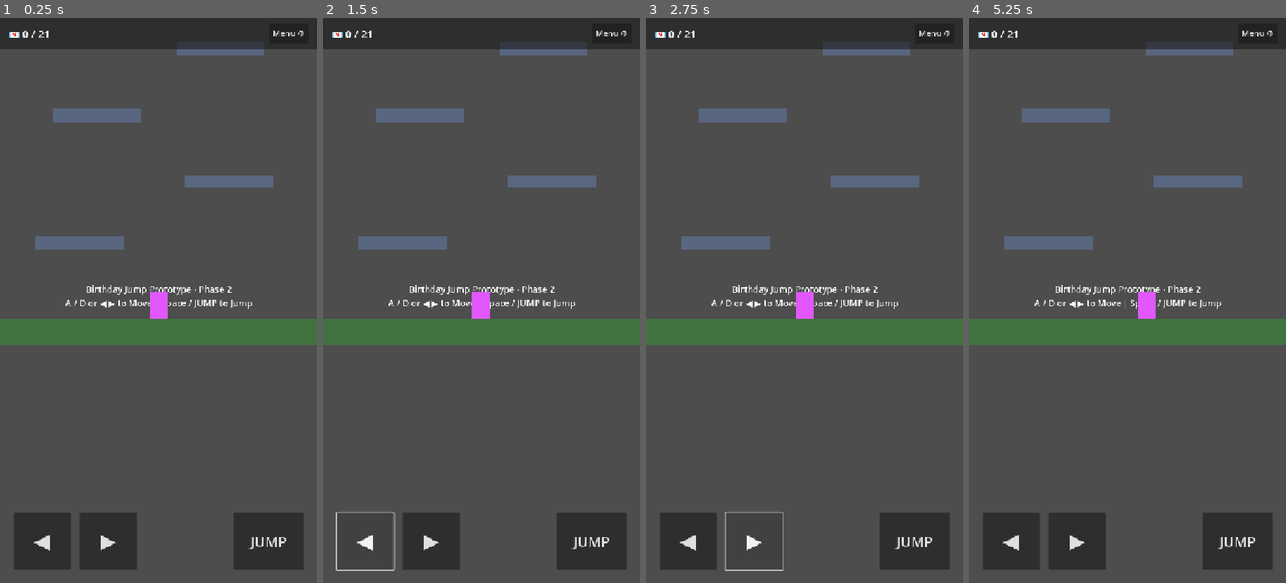
Above: before the commit, frames 1-4 (left to right).
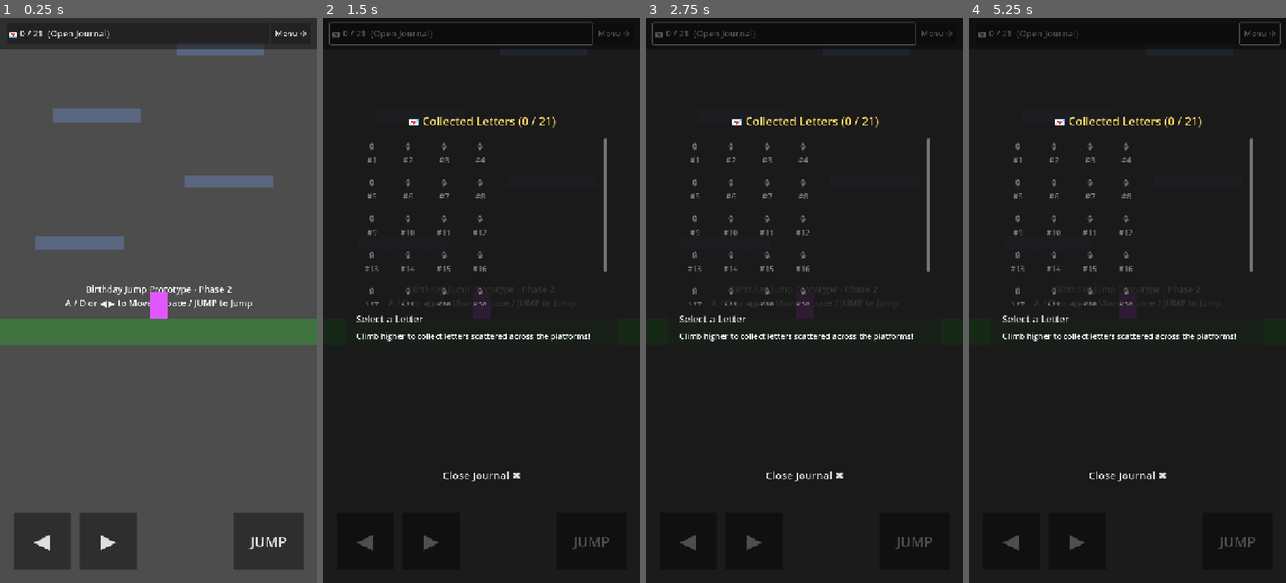
Above: after the commit, the same moments.

Repository: gimigkk/agustus-13
Game: Godot game, scene res://scenes/levels/test_level.tscn
Same seed, same stepped clock (60 frames per second), same inputs: the game is played once before the commit and once after it.
Inputs (mouse positions are in pixels of both pictures, inside the frame that each line leads up to):
- Up to frame 1 (0.25 s): no input
- Up to frame 2 (1.5 s): click (459, 34) at 0.5 s, where only the run after the commit has a clickable "💌 0 / 21 (Open Journal)"; click (364, 543) at 1.25 s, where only the run before the commit has a clickable "◀"
- Up to frame 3 (2.75 s): click (753, 543) at 2 s, where only the run before the commit has a clickable "▶"
- Up to frame 4 (5.25 s): click (1238, 543) at 2.75 s, where only the run before the commit has a clickable "JUMP"; click (1257, 34) at 3.5 s, where only the run before the commit has a clickable "Menu ⚙"; click (1127, 373) at 4.25 s, where only the run before the commit has a clickable "NEW GAME"; tap Enter at 5 s; hold Right (move_right) from 5.03 s (still down)

The runs differ from the first frame. In frame 1, 0.3% of the frame differs, in the area x 2-97%, y 2-4%; in frame 2, 99%; in frame 3, 99%; in frame 4, 99%, in the area x 0-100%, y 0-100%.

Commit message:
feat: silent letter collection & clickable HUD inventory journal

Diff:
--- a/scenes/levels/test_level.tscn
+++ b/scenes/levels/test_level.tscn
@@ -2,10 +2,9 @@
 
 [ext_resource type="PackedScene" uid="uid://c8player0001" path="res://scenes/player/player.tscn" id="1_player"]
 [ext_resource type="PackedScene" uid="uid://c8touchui0001" path="res://scenes/ui/touch_controls.tscn" id="2_touch_ui"]
-
-[ext_resource type="PackedScene" uid="uid://c8platform0001" path="res://scenes/objects/platform.tscn" id="3_platform"]
-[ext_resource type="PackedScene" uid="uid://c8letter0001" path="res://scenes/objects/letter.tscn" id="4_letter"]
-[ext_resource type="PackedScene" uid="uid://c8hud0000001" path="res://scenes/ui/hud.tscn" id="5_hud"]
+[ext_resource type="PackedScene" uid="uid://7ynhxr7xrab5" path="res://scenes/objects/platform.tscn" id="3_platform"]
+[ext_resource type="PackedScene" path="res://scenes/objects/letter.tscn" id="4_letter"]
+[ext_resource type="PackedScene" path="res://scenes/ui/hud.tscn" id="5_hud"]
 
 [node name="TestLevel" type="Node2D"]
 
@@ -60,7 +59,6 @@
 
 [node name="Letter1" parent="Collectibles" instance=ExtResource("4_letter")]
 position = Vector2(120, 230)
-letter_id = 1
 
 [node name="Instructions" type="Label" parent="."]
 offset_left = -300.0
--- a/scenes/ui/hud.gd
+++ b/scenes/ui/hud.gd
@@ -1,24 +1,32 @@
 extends CanvasLayer
 
-## HUD script managing in-game counter and UI modals
-@onready var letter_counter_label: Label = $Control/TopBar/MarginContainer/HBoxContainer/LetterCounter
+## HUD script managing in-game counter button, menu, and inventory modal
+@onready var letter_counter_btn: Button = $Control/TopBar/MarginContainer/HBoxContainer/LetterCounterBtn
 @onready var menu_btn: Button = $Control/TopBar/MarginContainer/HBoxContainer/MenuBtn
+@onready var letter_inventory: CanvasLayer = $LetterInventory
 
 func _ready() -> void:
 	var lm = get_node_or_null("/root/LetterManager")
 	var count = lm.collected_letter_ids.size() if lm else 0
 	update_counter(count)
+
 	if lm:
 		lm.letter_collected.connect(_on_letter_collected)
+	if letter_counter_btn:
+		letter_counter_btn.pressed.connect(_on_counter_pressed)
 	if menu_btn:
 		menu_btn.pressed.connect(_on_menu_pressed)
 
 func update_counter(count: int) -> void:
-	if letter_counter_label:
-		letter_counter_label.text = "💌 %d / 21" % count
+	if letter_counter_btn:
+		letter_counter_btn.text = "💌 %d / 21  (Open Journal)" % count
 
 func _on_letter_collected(_id: int, _msg: String, total: int) -> void:
 	update_counter(total)
 
+func _on_counter_pressed() -> void:
+	if letter_inventory:
+		letter_inventory.open_inventory()
+
 func _on_menu_pressed() -> void:
 	get_tree().change_scene_to_file("res://scenes/ui/main_menu.tscn")
--- a/scenes/ui/hud.tscn
+++ b/scenes/ui/hud.tscn
@@ -1,7 +1,7 @@
 [gd_scene load_steps=3 format=3 uid="uid://c8hud0000001"]
 
 [ext_resource type="Script" path="res://scenes/ui/hud.gd" id="1_hud_script"]
-[ext_resource type="PackedScene" uid="uid://c8letterpopup001" path="res://scenes/ui/letter_popup.tscn" id="2_letter_popup"]
+[ext_resource type="PackedScene" uid="uid://c8letterinv0001" path="res://scenes/ui/letter_inventory.tscn" id="2_letter_inv"]
 
 [node name="HUD" type="CanvasLayer"]
 layer = 15
@@ -25,25 +25,27 @@
 
 [node name="MarginContainer" type="MarginContainer" parent="Control/TopBar"]
 layout_mode = 2
-theme_override_constants/margin_left = 20
-theme_override_constants/margin_right = 20
+theme_override_constants/margin_left = 15
+theme_override_constants/margin_right = 15
 
 [node name="HBoxContainer" type="HBoxContainer" parent="Control/TopBar/MarginContainer"]
 layout_mode = 2
 alignment = 1
 
-[node name="LetterCounter" type="Label" parent="Control/TopBar/MarginContainer/HBoxContainer"]
+[node name="LetterCounterBtn" type="Button" parent="Control/TopBar/MarginContainer/HBoxContainer"]
+custom_minimum_size = Vector2(240, 48)
 layout_mode = 2
 size_flags_horizontal = 3
-theme_override_font_sizes/font_size = 24
-text = "💌 0 / 21"
-vertical_alignment = 1
+size_flags_vertical = 4
+theme_override_font_sizes/font_size = 20
+text = "💌 0 / 21  (Open Journal)"
+alignment = 0
 
 [node name="MenuBtn" type="Button" parent="Control/TopBar/MarginContainer/HBoxContainer"]
-custom_minimum_size = Vector2(90, 45)
+custom_minimum_size = Vector2(90, 48)
 layout_mode = 2
 size_flags_vertical = 4
 theme_override_font_sizes/font_size = 18
 text = "Menu ⚙"
 
-[node name="LetterPopup" parent="." instance=ExtResource("2_letter_popup")]
+[node name="LetterInventory" parent="." instance=ExtResource("2_letter_inv")]
--- /dev/null
+++ b/scenes/ui/letter_inventory.gd
@@ -0,0 +1,66 @@
+extends CanvasLayer
+
+## Letter Inventory modal to view all 21 collected letters
+@onready var control: Control = $Control
+@onready var title_label: Label = $Control/Panel/MarginContainer/VBoxContainer/Header/TitleLabel
+@onready var grid_container: GridContainer = $Control/Panel/MarginContainer/VBoxContainer/HBoxContainer/ScrollContainer/GridContainer
+@onready var selected_title: Label = $Control/Panel/MarginContainer/VBoxContainer/HBoxContainer/ReadingPane/SelectedTitle
+@onready var selected_text: Label = $Control/Panel/MarginContainer/VBoxContainer/HBoxContainer/ReadingPane/SelectedText
+@onready var close_btn: Button = $Control/Panel/MarginContainer/VBoxContainer/CloseBtn
+
+var selected_id: int = -1
+
+func _ready() -> void:
+	control.hide()
+	close_btn.pressed.connect(hide_inventory)
+
+func open_inventory() -> void:
+	var lm = get_node_or_null("/root/LetterManager")
+	var count = lm.collected_letter_ids.size() if lm else 0
+	title_label.text = "💌 Collected Letters (%d / 21)" % count
+
+	_populate_grid()
+
+	# Select first collected letter if available
+	if lm and count > 0:
+		_select_letter(lm.collected_letter_ids[0])
+	else:
+		selected_title.text = "Select a Letter"
+		selected_text.text = "Climb higher to collect letters scattered across the platforms!"
+
+	control.show()
+	get_tree().paused = true
+
+func hide_inventory() -> void:
+	control.hide()
+	get_tree().paused = false
+
+func _populate_grid() -> void:
+	# Clear previous buttons
+	for child in grid_container.get_children():
+		child.queue_free()
+
+	var lm = get_node_or_null("/root/LetterManager")
+
+	for i in range(1, 22):
+		var btn := Button.new()
+		btn.custom_minimum_size = Vector2(70, 70)
+		btn.add_theme_font_size_override("font_size", 18)
+
+		var is_collected: bool = lm.is_letter_collected(i) if lm else false
+		if is_collected:
+			btn.text = "💌\n#%d" % i
+			btn.pressed.connect(_select_letter.bind(i))
+		else:
+			btn.text = "🔒\n#%d" % i
+			btn.disabled = true
+
+		grid_container.add_child(btn)
+
+func _select_letter(id: int) -> void:
+	selected_id = id
+	var lm = get_node_or_null("/root/LetterManager")
+	var msg: String = lm.get_letter_message(id) if lm else ""
+
+	selected_title.text = "💌 Letter #%d" % id
+	selected_text.text = msg
--- /dev/null
+++ b/scenes/ui/letter_inventory.tscn
@@ -0,0 +1,102 @@
+[gd_scene load_steps=2 format=3 uid="uid://c8letterinv0001"]
+
+[ext_resource type="Script" path="res://scenes/ui/letter_inventory.gd" id="1_inv_script"]
+
+[node name="LetterInventory" type="CanvasLayer"]
+process_mode = 3
+layer = 25
+script = ExtResource("1_inv_script")
+
+[node name="Control" type="Control" parent="."]
+layout_mode = 3
+anchors_preset = 15
+anchor_right = 1.0
+anchor_bottom = 1.0
+grow_horizontal = 2
+grow_vertical = 2
+
+[node name="DimBackground" type="ColorRect" parent="Control"]
+layout_mode = 1
+anchors_preset = 15
+anchor_right = 1.0
+anchor_bottom = 1.0
+grow_horizontal = 2
+grow_vertical = 2
+color = Color(0, 0, 0, 0.65)
+
+[node name="Panel" type="PanelContainer" parent="Control"]
+layout_mode = 1
+anchors_preset = 8
+anchor_left = 0.5
+anchor_top = 0.5
+anchor_right = 0.5
+anchor_bottom = 0.5
+offset_left = -310.0
+offset_top = -450.0
+offset_right = 310.0
+offset_bottom = 450.0
+grow_horizontal = 2
+grow_vertical = 2
+
+[node name="MarginContainer" type="MarginContainer" parent="Control/Panel"]
+layout_mode = 2
+theme_override_constants/margin_left = 25
+theme_override_constants/margin_top = 25
+theme_override_constants/margin_right = 25
+theme_override_constants/margin_bottom = 25
+
+[node name="VBoxContainer" type="VBoxContainer" parent="Control/Panel/MarginContainer"]
+layout_mode = 2
+theme_override_constants/separation = 20
+
+[node name="Header" type="HBoxContainer" parent="Control/Panel/MarginContainer/VBoxContainer"]
+layout_mode = 2
+
+[node name="TitleLabel" type="Label" parent="Control/Panel/MarginContainer/VBoxContainer/Header"]
+layout_mode = 2
+size_flags_horizontal = 3
+theme_override_colors/font_color = Color(1, 0.85, 0.4, 1)
+theme_override_font_sizes/font_size = 26
+text = "💌 Collected Letters (0 / 21)"
+horizontal_alignment = 1
+
+[node name="HBoxContainer" type="VBoxContainer" parent="Control/Panel/MarginContainer/VBoxContainer"]
+layout_mode = 2
+size_flags_vertical = 3
+theme_override_constants/separation = 15
+
+[node name="ScrollContainer" type="ScrollContainer" parent="Control/Panel/MarginContainer/VBoxContainer/HBoxContainer"]
+custom_minimum_size = Vector2(0, 380)
+layout_mode = 2
+
+[node name="GridContainer" type="GridContainer" parent="Control/Panel/MarginContainer/VBoxContainer/HBoxContainer/ScrollContainer"]
+layout_mode = 2
+size_flags_horizontal = 3
+theme_override_constants/h_separation = 12
+theme_override_constants/v_separation = 12
+columns = 4
+
+[node name="ReadingPane" type="VBoxContainer" parent="Control/Panel/MarginContainer/VBoxContainer/HBoxContainer"]
+layout_mode = 2
+size_flags_vertical = 3
+theme_override_constants/separation = 10
+
+[node name="SelectedTitle" type="Label" parent="Control/Panel/MarginContainer/VBoxContainer/HBoxContainer/ReadingPane"]
+layout_mode = 2
+theme_override_colors/font_color = Color(0.9, 0.9, 1, 1)
+theme_override_font_sizes/font_size = 22
+text = "Select a Letter"
+
+[node name="SelectedText" type="Label" parent="Control/Panel/MarginContainer/VBoxContainer/HBoxContainer/ReadingPane"]
+custom_minimum_size = Vector2(0, 180)
+layout_mode = 2
+size_flags_vertical = 3
+theme_override_font_sizes/font_size = 18
+text = "Click any collected letter to read its message!"
+autowrap_mode = 2
+
+[node name="CloseBtn" type="Button" parent="Control/Panel/MarginContainer/VBoxContainer"]
+custom_minimum_size = Vector2(0, 60)
+layout_mode = 2
+theme_override_font_sizes/font_size = 24
+text = "Close Journal ✖"
--- a/scripts/letter_manager.gd
+++ b/scripts/letter_manager.gd
@@ -60,7 +60,6 @@
 		sm.save_game(player_pos, collected_letter_ids)
 
 	emit_signal("letter_collected", letter_id, msg, collected_letter_ids.size())
-	emit_signal("letter_popup_requested", letter_id, msg)
 	return true
 
 func reset_progress() -> void:
Not shown, added: scenes/objects/letter.gd.uid
Not shown, added: scenes/ui/hud.gd.uid
Not shown, added: scenes/ui/letter_popup.gd.uid
Not shown, added: scenes/ui/main_menu.gd.uid
